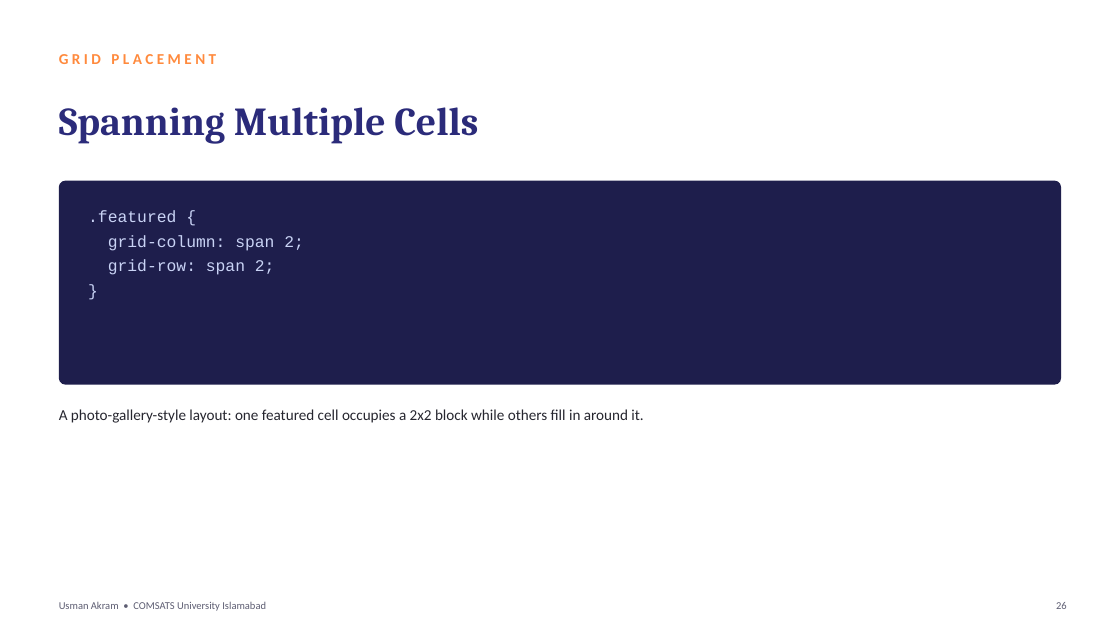
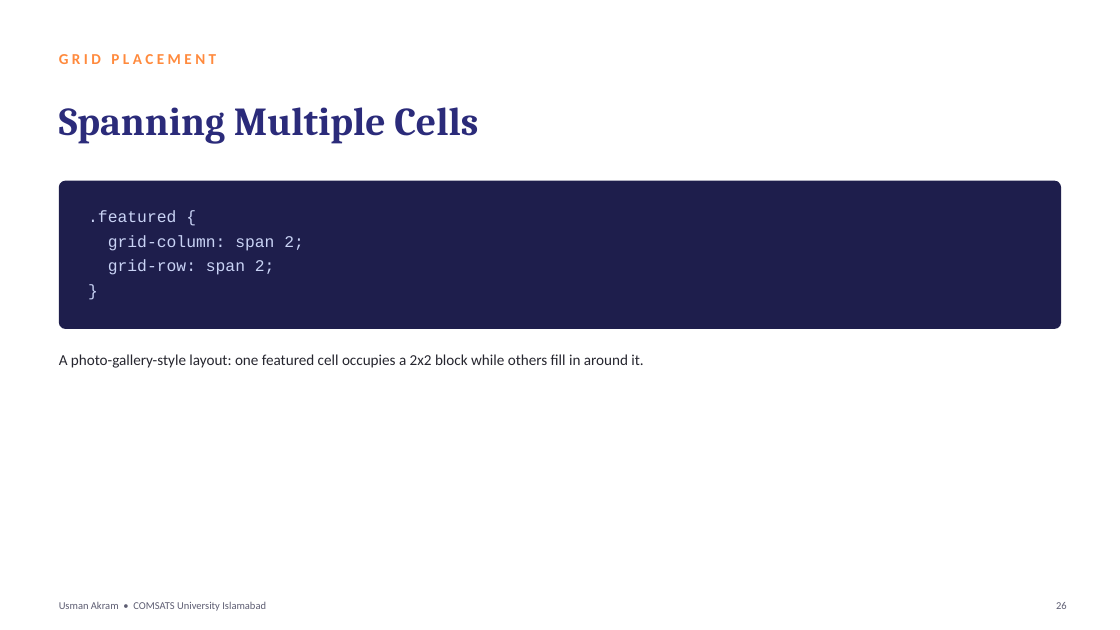
Before and after one commit to mua22/mern-web-book, a slide deck: slide 26 of slides/CSC336-Lecture-09-Flexbox-and-Grid-Layout.pptx. Drawn at 1120x630 pixels with LibreOffice and Linux fonts; fonts in the diff are those of the drawing. Boxes give left, top, right and bottom in pixels: in the first picture for what was removed or moved away, otherwise in the second. Text is boxed around its words. In the diff, an @@ line names an element or a change of style, - is before the commit and + after.

```diff
--- a/slides/CSC336-Lecture-09-Flexbox-and-Grid-Layout.pptx
+++ b/slides/CSC336-Lecture-09-Flexbox-and-Grid-Layout.pptx
@@ rounded rectangle resized from (x1=59, y1=181, x2=1061, y2=385) to (x1=59, y1=181, x2=1061, y2=329) @@
@@ rounded rectangle at (x1=59, y1=181, x2=1061, y2=329): proportions changed @@
@@ text "A photo-gallery-style layout: one featured ..." moved from (x1=59, y1=409, x2=643, y2=423) to (x1=59, y1=354, x2=643, y2=368) @@
```
Also in this commit, not shown: 14 other slides changed, 2 other files.
